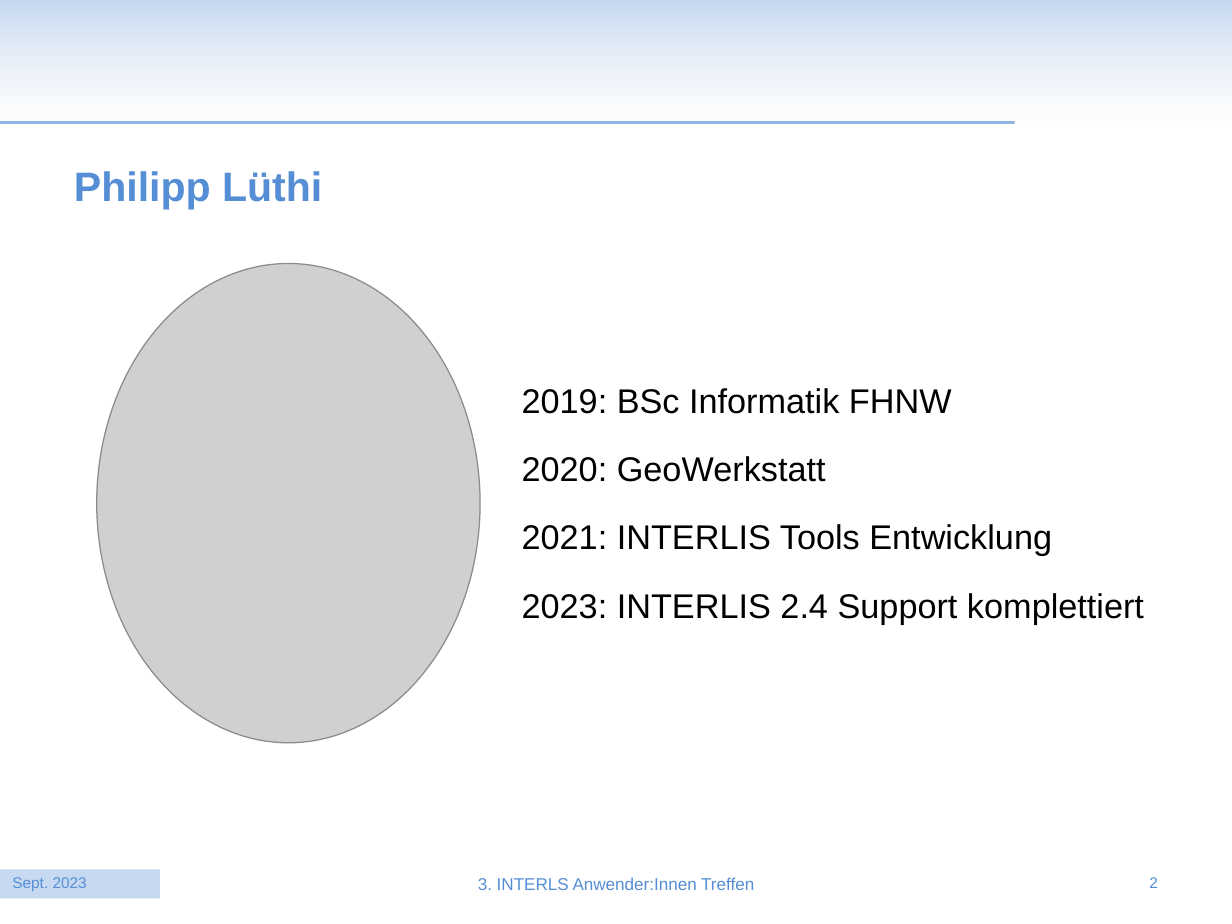
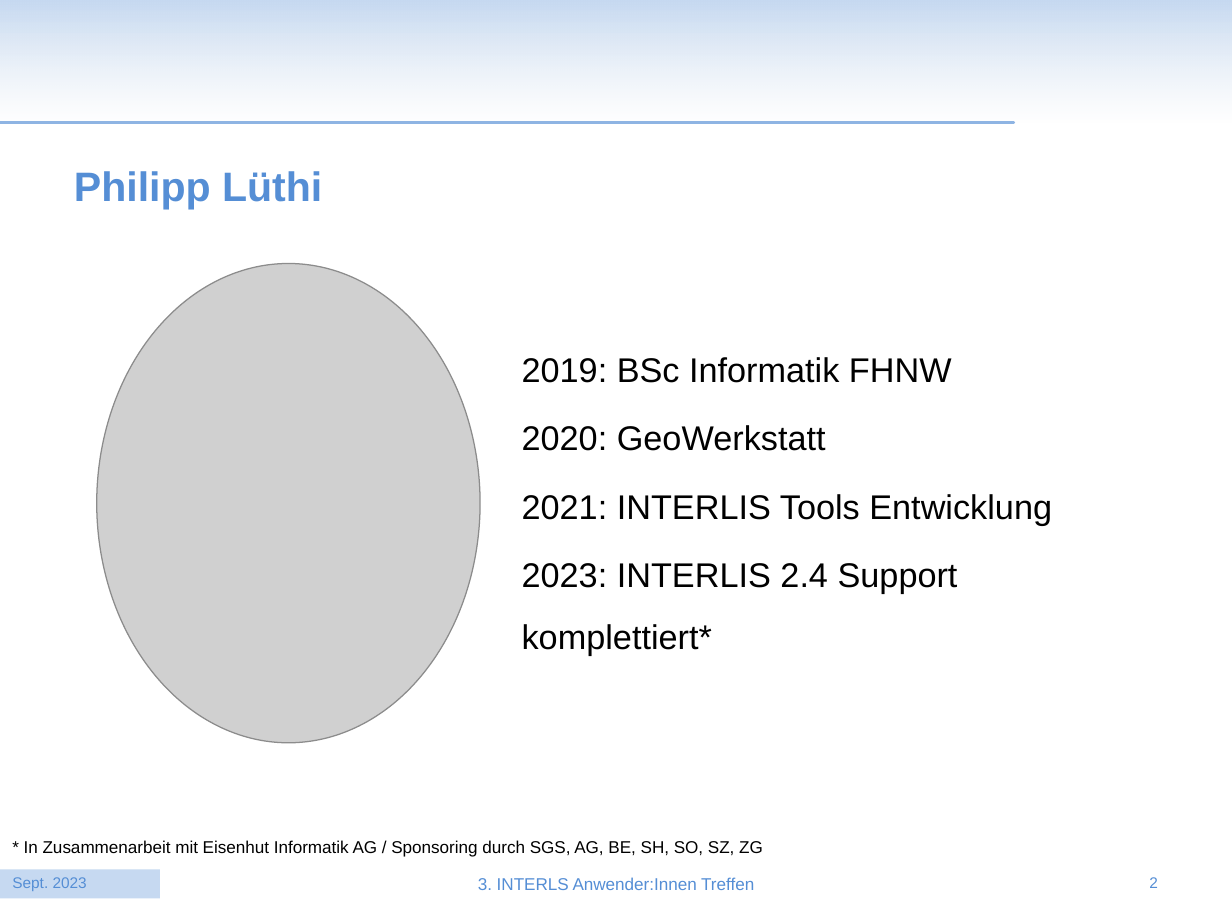
Before and after one commit to moflexch/awt3_validierung, a slide deck: slide 2 of vortrag/20231122_LuethiPhilipp_Neuerungen INTERLIS 2.4.pptx. Drawn at 1232x924 pixels with LibreOffice and Linux fonts; fonts in the diff are those of the drawing; grey boxes stand for pictures; background and template pictures are left out. Boxes give left, top, right and bottom in pixels: in the first picture for what was removed or moved away, otherwise in the second. Text is boxed around its words. In the diff, an @@ line names an element or a change of style, - is before the commit and + after.

Commit message:
Add Projekt model & sponsoring info.

```diff
--- a/vortrag/20231122_LuethiPhilipp_Neuerungen INTERLIS 2.4.pptx
+++ b/vortrag/20231122_LuethiPhilipp_Neuerungen INTERLIS 2.4.pptx
@@ text at bbox=[522, 563, 958, 655]: text changed @@
-2023: INTERLIS 2.4 Support komplettiert
+2023: INTERLIS 2.4 Support komplettiert*
@@ text added at bbox=[24, 840, 763, 857], 10 pt, text #000000 @@
+* In Zusammenarbeit mit Eisenhut Informatik AG / Sponsoring durch SGS, AG, BE, SH, SO, SZ, ZG
```
Also in this commit, not shown: 1 other slide changed, 1 slide added.
